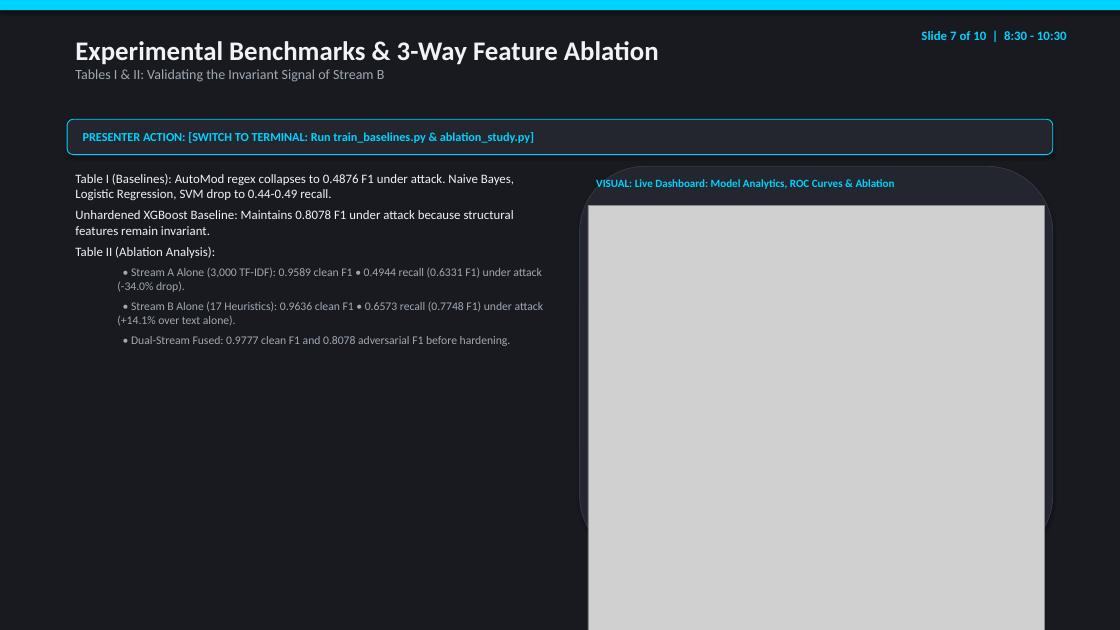
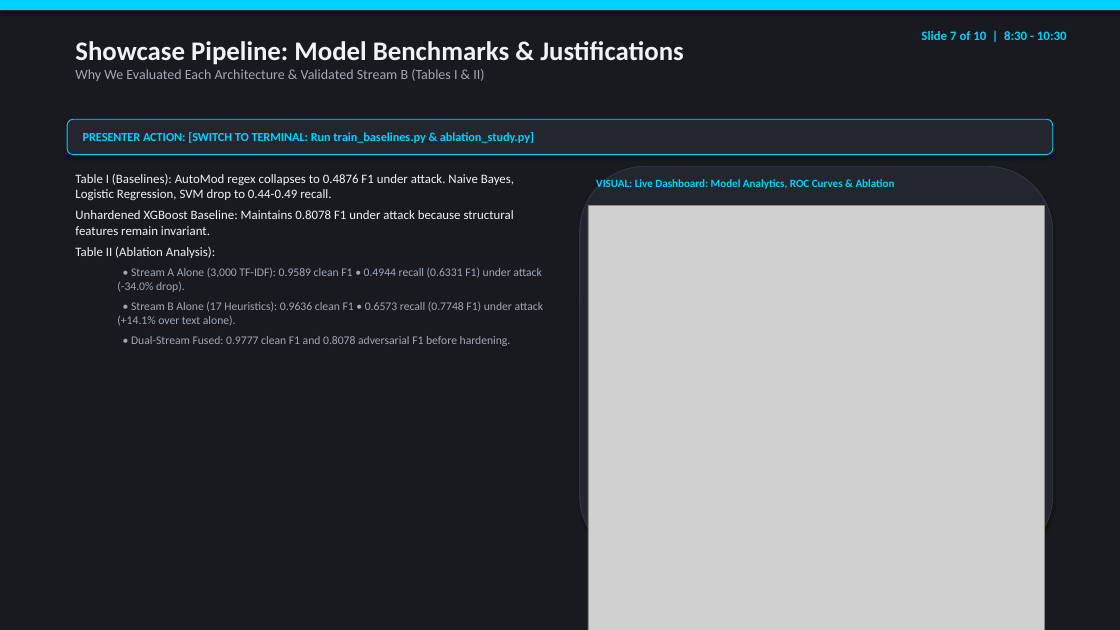
Before and after one commit to danvse/ML_DM_Discord_Phishing, a slide deck: slide 7 of docs/slides/DEMO_PRESENTATION_SLIDES.pptx. Drawn at 1120x630 pixels with LibreOffice and Linux fonts; fonts in the diff are those of the drawing; grey boxes stand for pictures. Boxes give left, top, right and bottom in pixels: in the first picture for what was removed or moved away, otherwise in the second. Text is boxed around its words. In the diff, an @@ line names an element or a change of style, - is before the commit and + after.

Commit message:
docs: dedicate Slide 7 and script to explaining terminal showcase pipeline steps and model justifications

```diff
--- a/docs/slides/DEMO_PRESENTATION_SLIDES.pptx
+++ b/docs/slides/DEMO_PRESENTATION_SLIDES.pptx
@@ text at (x1=75, y1=41, x2=684, y2=81): text changed @@
-Experimental Benchmarks & 3-Way Feature Ablation
-Tables I & II: Validating the Invariant Signal of Stream B
+Showcase Pipeline: Model Benchmarks & Justifications
+Why We Evaluated Each Architecture & Validated Stream B (Tables I & II)
```
Also in this commit, not shown: 6 other files.
